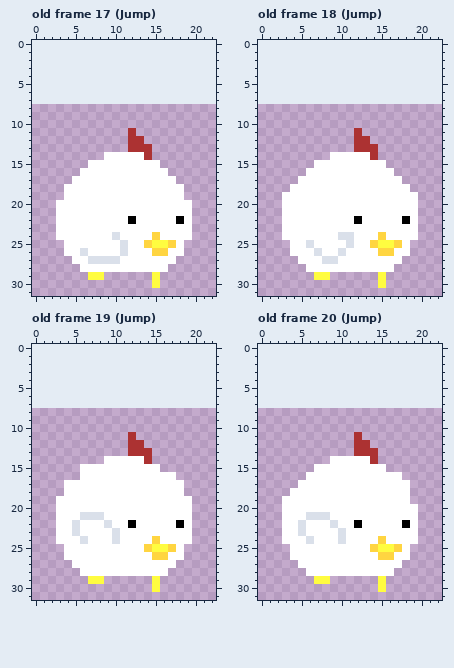
Pixel-art file, stored at Assets/Sprites/Chicken/RoundChicken.aseprite. This is how it looked before the edit.
23x24 pixels, 21 frames. Shown: old frame 17 (Jump), old frame 18 (Jump), old frame 19 (Jump), old frame 20 (Jump). The old version is drawn lined up with the new one, on the new canvas. The commit also changed other frames, which this record leaves out.
After:
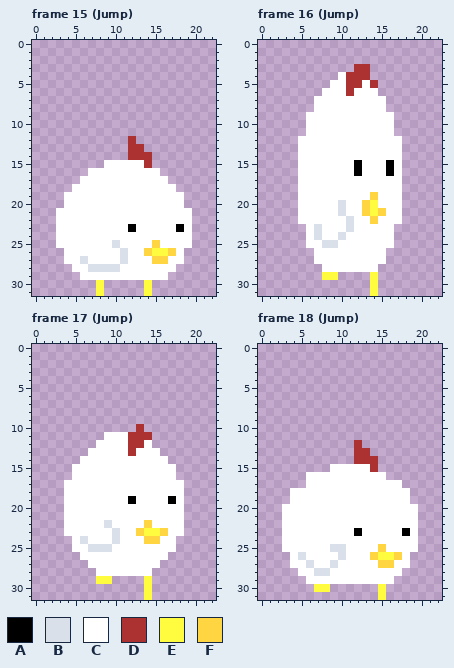
Palette (. is transparent): A #000000  B #dae0ea  C #ffffff  D #ac3232  E #fffc40  F #ffd541
What changed:
canvas 23x24 -> 23x32, the old top-left corner now at 0,8
frames 21 -> 22
--- frame 15 (Jump) against old frame 17 (Jump)
@@ x 0..22 @@
 10 .......................
-11 ............D..........
-12 ............DD.........
-13 ............DDD........
-14 .........CCCCCD........
-15 .......CCCCCCCCC.......
-16 ......CCCCCCCCCCC......
-17 .....CCCCCCCCCCCCC.....
-18 ....CCCCCCCCCCCCCCC....
+11 .......................
+12 ............D..........
+13 ............DD.........
+14 ............DDD........
+15 .........CCCCCD........
+16 .......CCCCCCCCC.......
+17 ......CCCCCCCCCCC......
+18 .....CCCCCCCCCCCCC.....
 19 ....CCCCCCCCCCCCCCC....
-20 ...CCCCCCCCCCCCCCCCC...
+20 ....CCCCCCCCCCCCCCC....
 21 ...CCCCCCCCCCCCCCCCC...
-22 ...CCCCCCCCCACCCCCAC...
-23 ...CCCCCCCCCCCCCCCCC...
-24 ...CCCCCCCBCCCCFCCCC...
-25 ....CCCCCCCBCCFEEFC....
-26 ....CCBCCCCBCCCFFCC....
-27 .....CCBBBBCCCCCCC.....
-28 ......CCCCCCCCCCC......
-29 .......EE......E.......
-30 ...............E.......
-31 .......................
+22 ...CCCCCCCCCCCCCCCCC...
+23 ...CCCCCCCCCACCCCCAC...
+24 ...CCCCCCCCCCCCCCCCC...
+25 ...CCCCCCCBCCCCFCCCC...
+26 ....CCCCCCCBCCFEEFC....
+27 ....CCBCCCCBCCCFFCC....
+28 .....CCBBBBCCCCCCC.....
+29 ......CCCCCCCCCCC......
+30 ........E.....E........
+31 ........E.....E........
--- frame 16 (Jump) against old frame 18 (Jump)
@@ x 0..22 @@
  2 .......................
- 3 .......................
- 4 .......................
- 5 .......................
- 6 .......................
- 7 .......................
- 8 .......................
- 9 .......................
-10 .......................
-11 ............D..........
-12 ............DD.........
-13 ............DDD........
-14 .........CCCCCD........
-15 .......CCCCCCCCC.......
-16 ......CCCCCCCCCCC......
+ 3 ............DD.........
+ 4 ..........CDDD.........
+ 5 .........CCDDCD........
+ 6 ........CCCDCCC........
+ 7 .......CCCCCCCCC.......
+ 8 .......CCCCCCCCC.......
+ 9 ......CCCCCCCCCCC......
+10 ......CCCCCCCCCCC......
+11 ......CCCCCCCCCCC......
+12 .....CCCCCCCCCCCCC.....
+13 .....CCCCCCCCCCCCC.....
+14 .....CCCCCCCCCCCCC.....
+15 .....CCCCCCCACCCAC.....
+16 .....CCCCCCCACCCAC.....
 17 .....CCCCCCCCCCCCC.....
-18 ....CCCCCCCCCCCCCCC....
-19 ...CCCCCCCCCCCCCCCCC...
-20 ...CCCCCCCCCCCCCCCCC...
-21 ...CCCCCCCCCCCCCCCCC...
-22 ...CCCCCCCCCACCCCCAC...
-23 ...CCCCCCCCCCCCCCCCC...
-24 ...CCCCCCCBBCCCFCCCC...
-25 ....CCBCCCCBCCFEEFC....
-26 ....CCCBCCBCCCCFFCC....
-27 .....CCCBBCCCCCCCC.....
-28 ......CCCCCCCCCCC......
-29 .......EE......E.......
-30 ...............E.......
-31 .......................
+18 .....CCCCCCCCCCCCC.....
+19 .....CCCCCCCCCFCCC.....
+20 .....CCCCCBCCFECCC.....
+21 .....CCCCCBCCFEFCC.....
+22 .....CCCCCCBCCFCCC.....
+23 ......CBCCCBCCCCC......
+24 ......CBCCBCCCCCC......
+25 ......CCBBCCCCCCC......
+26 .......CCCCCCCCC.......
+27 .......CCCCCCCCC.......
+28 ........CCCCCCC........
+29 ........EE....E........
+30 ..............E........
+31 ..............E........
--- frame 17 (Jump) against old frame 19 (Jump)
@@ x 0..22 @@
  9 .......................
-10 .......................
-11 ............D..........
-12 ............DD.........
-13 ............DDD........
-14 .........CCCCCD........
-15 ......CCCCCCCCCC.......
-16 ......CCCCCCCCCCCC.....
+10 .............D.........
+11 .........CCCDDD........
+12 ........CCCCDDC........
+13 .......CCCCCDCCC.......
+14 ......CCCCCCCCCCC......
+15 .....CCCCCCCCCCCCC.....
+16 .....CCCCCCCCCCCCC.....
 17 ....CCCCCCCCCCCCCCC....
 18 ....CCCCCCCCCCCCCCC....
-19 ...CCCCCCCCCCCCCCCCC...
-20 ...CCCCCCCCCCCCCCCCC...
-21 ...CCCBBBCCCCCCCCCCC...
-22 ...CCBCCCBCCACCCCCAC...
-23 ...CCBCCCCBCCCCCCCCC...
-24 ...CCCBCCCBCCCCFCCCC...
-25 ....CCCCCCCCCCFEEFC....
-26 ....CCCCCCCCCCCFFCC....
-27 .....CCCCCCCCCCCCC.....
-28 ......CCCCCCCCCCC......
-29 .......EE......E.......
-30 ...............E.......
-31 .......................
+19 ....CCCCCCCCACCCCAC....
+20 ....CCCCCCCCCCCCCCC....
+21 ....CCCCCCCCCCCCCCC....
+22 ....CCCCCBCCCCFCCCC....
+23 ....CCCCCCBCCFEEFCC....
+24 .....CBCCCBCCCFFCC.....
+25 .....CCBBBCCCCCCCC.....
+26 ......CCCCCCCCCCC......
+27 .......CCCCCCCCC.......
+28 ........CCCCCCC........
+29 ........EE....E........
+30 ..............E........
+31 ..............E........
--- frame 18 (Jump) against old frame 20 (Jump)
@@ x 0..22 @@
 10 .......................
-11 ............D..........
-12 ............DD.........
-13 ............DDD........
-14 .........CCCCCD........
-15 .......CCCCCCCCC.......
-16 ......CCCCCCCCCCCC.....
-17 .....CCCCCCCCCCCCCC....
+11 .......................
+12 ............D..........
+13 ............DD.........
+14 ............DDD........
+15 .........CCCCCD........
+16 ......CCCCCCCCCC.......
+17 ......CCCCCCCCCCCC.....
 18 ....CCCCCCCCCCCCCCC....
-19 ...CCCCCCCCCCCCCCCC....
+19 ....CCCCCCCCCCCCCCC....
 20 ...CCCCCCCCCCCCCCCCC...
-21 ...CCCBBBCCCCCCCCCCC...
-22 ...CCBCCCBCCACCCCCAC...
-23 ...CCBCCCCBCCCCCCCCC...
-24 ...CCCBCCCBCCCCFCCCC...
-25 ....CCCCCCCCCCFEEFC....
-26 ....CCCCCCCCCCCFFCC....
-27 .....CCCCCCCCCCCCC.....
-28 ......CCCCCCCCCCC......
-29 .......EE......E.......
-30 ...............E.......
-31 .......................
+21 ...CCCCCCCCCCCCCCCCC...
+22 ...CCCCCCCCCCCCCCCCC...
+23 ...CCCCCCCCCACCCCCAC...
+24 ...CCCCCCCCCCCCCCCCC...
+25 ...CCCCCCBBCCCCFCCCC...
+26 ....CBCCCCBCCCFEEFC....
+27 ....CCBCCBCCCCCFFCC....
+28 .....CCBBCCCCCCCCC.....
+29 ......CCCCCCCCCCC......
+30 .......EE......E.......
+31 ...............E.......
